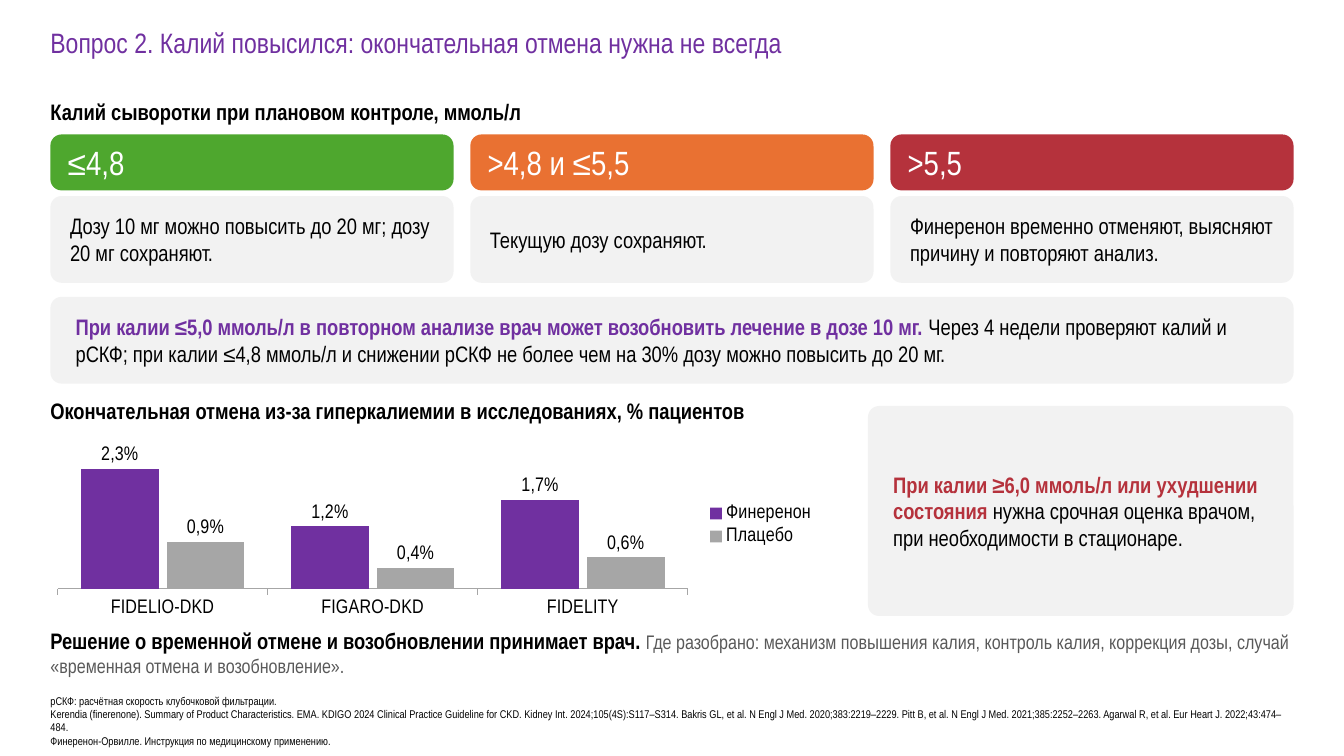
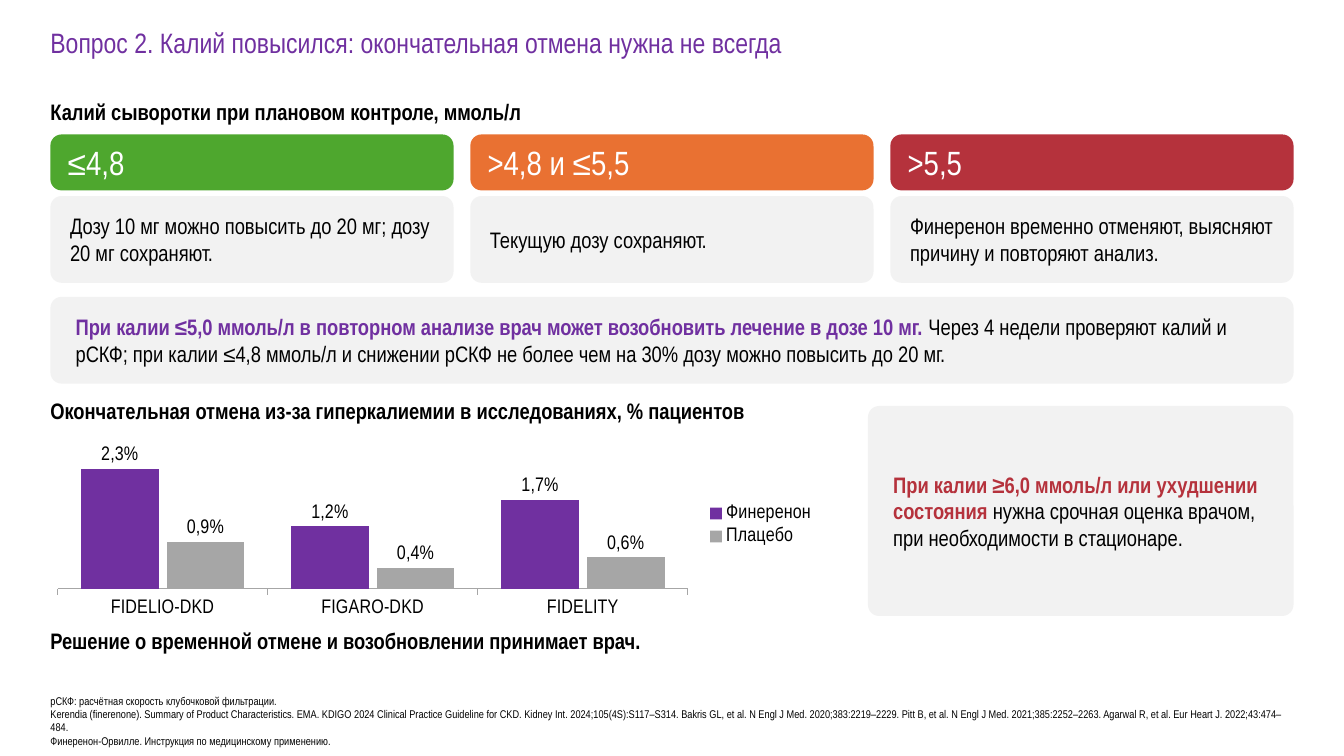
Before and after one commit to drabdulbosit1-eng/my-test-cloud, a slide deck: slide 39 of finerenone/Finerenone_Levin_reviewed.pptx. Drawn at 1344x756 pixels with LibreOffice and Linux fonts; fonts in the diff are those of the drawing. Boxes give left, top, right and bottom in pixels: in the first picture for what was removed or moved away, otherwise in the second. Text is boxed around its words. In the diff, an @@ line names an element or a change of style, - is before the commit and + after.

```diff
--- a/finerenone/Finerenone_Levin_reviewed.pptx
+++ b/finerenone/Finerenone_Levin_reviewed.pptx
@@ text at box(50, 632, 641, 654): text changed; size 14 to 16 pt; text colour #595959 to #000000; bold on @@
-Решение о временной отмене и возобновлении принимает врач. Где разобрано: механизм повышения калия, контроль калия, коррекция дозы, случай «временная отмена и возобновление».
+Решение о временной отмене и возобновлении принимает врач.
```
Also in this commit, not shown: 24 other slides changed, 1 other file.
